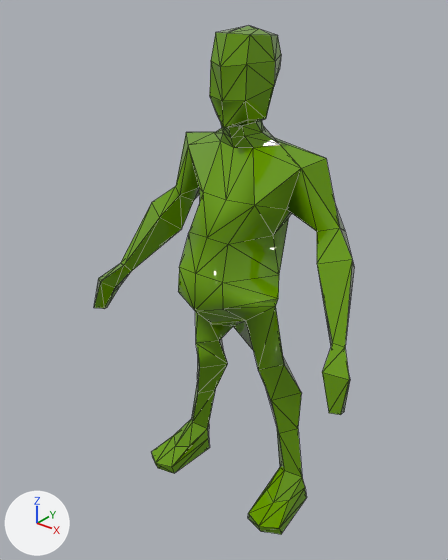
One commit to the glTF model assets/goblin01.glb: the scene before it, then after it.
Camera for both pictures: a 50 mm camera at (3.24, -4.49, 4.95) aimed at (-0.04, -0.39, 2.4). The lights are fixed; the arrows at lower left show +X, +Y and +Z. The older version comes first. Mesh edges are drawn as thin lines. Where no turn or scale is listed for an object, it has been applied to the vertices. Vertices at exactly the same position are counted once.

Objects in the first picture: 'BASE_Low Poly Man_0'.
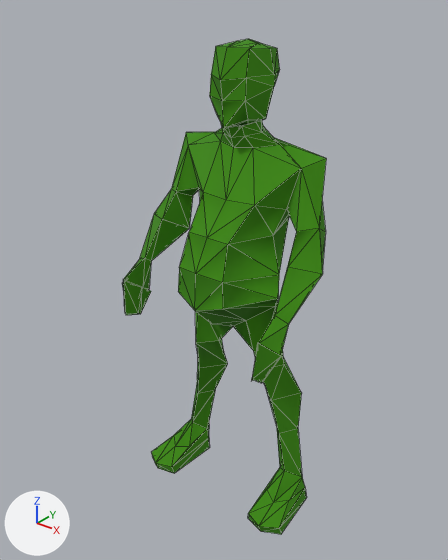
Boxes [x1, y1, x2, y2] around the edits, measured in the pictures (448 x 560 px; the box of a moved part takes in the faces that stretch with it):
'BASE_Low Poly Man_0', recoloured, surface changed, reshaped (21% narrower)
    before: [94, 25, 354, 534]
    after: [122, 39, 326, 534]
part 1 of me_base_low_poly_man_0, moved or reshaped
    before: [210, 25, 354, 415]
    after: [210, 39, 326, 383]
part 2 of me_base_low_poly_man_0, moved or reshaped
    before: [94, 135, 199, 309]
    after: [122, 134, 199, 315]

What changed in the scene script:
```text
Change mat_scene___root:
    mat_scene___root.base_color: (0.138, 0.326, 0.0) -> (0.044, 0.25, 0.0)  # green #689b00 -> green #3b8900
    mat_scene___root.roughness: 0.0 -> 1.0
Change me_base_low_poly_man_0:
    used by ob_base_low_poly_man_0; location = (0.0, 0.0, 0.0)
    remove me_base_low_poly_man_0.from_pydata(...)  # 221 vertices, 422 faces; spans x -1.48..1.48, y -0.87..0.21, z -0.03..4.6
    add me_base_low_poly_man_0.from_pydata(...)  # 268 vertices, 416 faces; spans x -0.99..0.99, y -1.05..0.2, z -0.03..4.5
    me_base_low_poly_man_0 part 1
    39 vertices are removed from x -0.29..1.48, y -0.87..0.21, z 1.75..4.6
    97 faces are deleted
    4 vertices in x -0.29..0.29, y -0.13..-0.02, z 2.04..2.64 move by (0.0, 0.07, 0.0)
    5 vertices move from x -0.22..0.75, y -0.49..0.01, z 2.41..4.32 to x -0.22..0.64, y -0.49..0.1, z 2.41..4.22
    62 vertices are added at x -0.3..0.99, y -1.05..0.13, z 1.89..4.5
    91 new faces join them
    me_base_low_poly_man_0 part 2
    18 vertices are removed from x -1.48..-0.78, y -0.87..0.12, z 1.75..3.02
    40 faces are deleted
    2 vertices move from x -0.94..-0.75, y -0.06..0.01, z 2.93..3.06 to x -0.87..-0.65, y -0.19..-0.12, z 3.03..3.08
    42 vertices are added at x -0.99..-0.59, y -1.0..-0.01, z 1.95..3.11
    40 new faces join them
```
